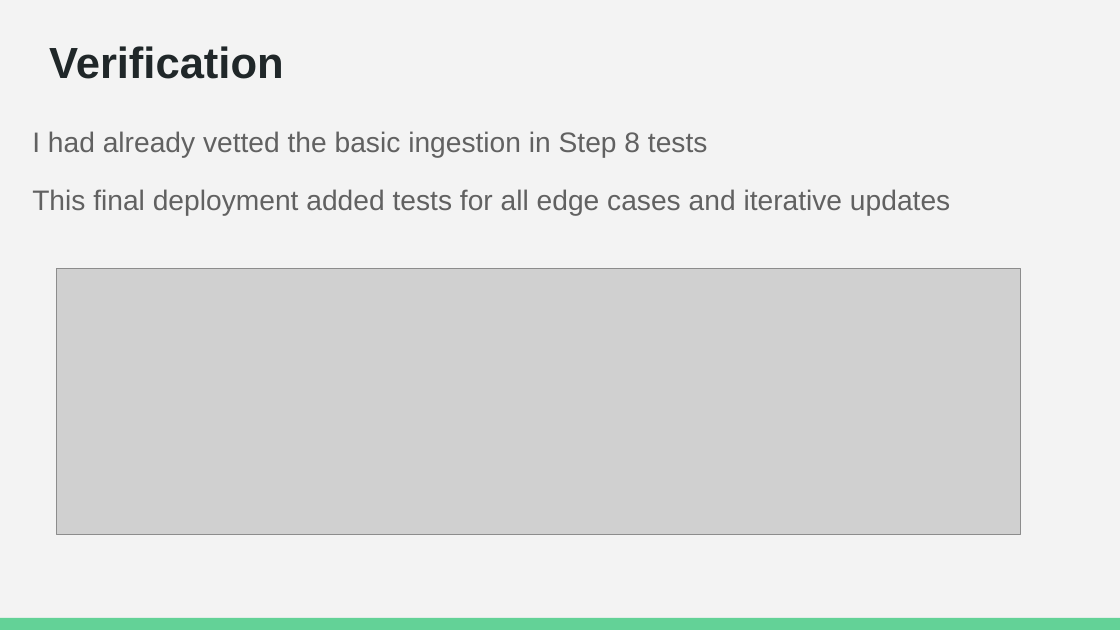
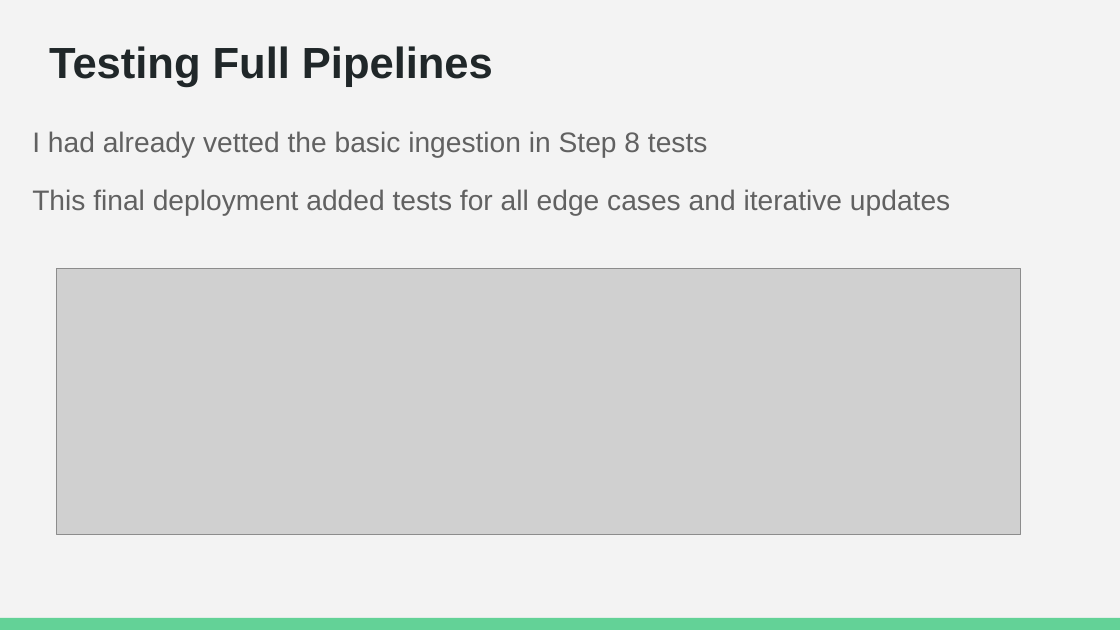
Before and after one commit to conner-mcnicholas/SevereWeatherDB, a slide deck: slide 8 of Step9/docs/DeployProduction.odp (slide 4 before the commit). Drawn at 1120x630 pixels with LibreOffice and Linux fonts; fonts in the diff are those of the drawing; grey boxes stand for pictures. Boxes give left, top, right and bottom in pixels: in the first picture for what was removed or moved away, otherwise in the second. Text is boxed around its words. In the diff, an @@ line names an element or a change of style, - is before the commit and + after.

```diff
--- a/Step9/docs/DeployProduction.odp
+++ b/Step9/docs/DeployProduction.odp
@@ text at [49,46,493,87]: text changed @@
-Verification
+Testing Full Pipelines
```
Also in this commit, not shown: 2 other slides changed, 4 slides added, 1 slide removed, 7 other files.
